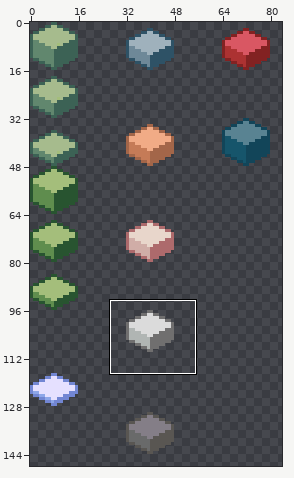
A pixel-art file gets an edit: Assets/Sprites/Test/Test_Floor.aseprite. The picture above shows the old version from afar; the outline marks the close-up.
Close-up. Before the commit:
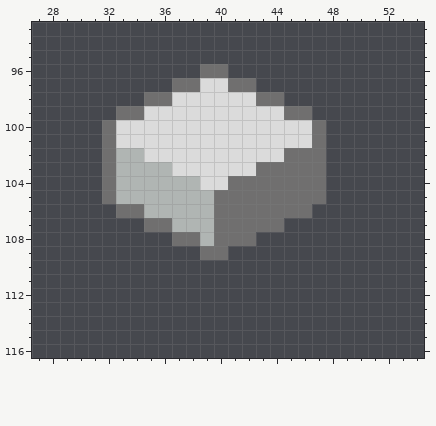
160x160 pixels, 1 frame. Shown: x 27..54, y 93..116. The wide view leaves out empty margins.
After:
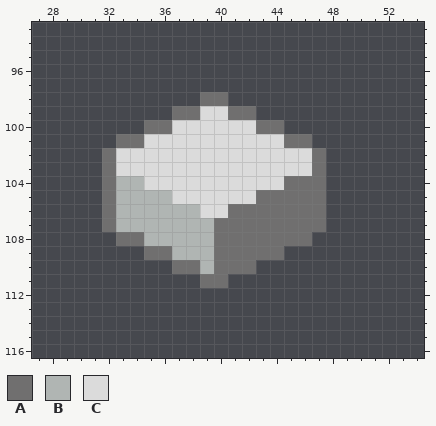
Palette (. is transparent): A #706f6f  B #b0b5b3  C #dbdbdb
The exact change:
The edit adds colour A in row 106 at x 32 and 47; in row 107 at x 32 and 45 to 47; in row 108 at x 33 to 34 and 43 to 46; in row 109 at x 35 to 36 and 41 to 44; in row 110 at x 37 to 38 and 40 to 42; in row 111 at x 39 to 40.
Colour C gives way to colour A in row 98 at x 39 to 40; in row 99 at x 37 to 38 and 41 to 42; in row 100 at x 35 to 36 and 43 to 44; in row 101 at x 33 to 34 and 45 to 46.
The edit adds colour B in row 107 at x 33 to 34; in row 108 at x 35 to 36; in row 109 at x 37 to 38; in row 110 at x 39.
Colour A gives way to colour B in row 106 at x 33 to 34; in row 107 at x 35 to 36; in row 108 at x 37 to 38; in row 109 at x 39.
Colour A gives way to colour C in row 102 at x 45 to 46; in row 103 at x 43 to 46; in row 104 at x 41 to 44; in row 105 at x 40 to 42; in row 106 at x 40.
Colour B gives way to colour C in row 102 at x 33 to 34; in row 103 at x 33 to 36; in row 104 at x 35 to 38; in row 105 at x 37 to 39; in row 106 at x 39.
Colour A is removed in row 96 at x 39 to 40; in row 97 at x 37 to 38 and 41 to 42; in row 98 at x 35 to 36 and 43 to 44; in row 99 at x 33 to 34 and 45 to 46; in rows 100 to 101 at x 32 and 47.
Colour C is removed in row 97 at x 39 to 40; in row 98 at x 37 to 38 and 41 to 42; in row 99 at x 35 to 36 and 43 to 44; in row 100 at x 33 to 34 and 45 to 46.
Where, in picture pixels (left, top, right, bottom), the same in both close-ups:
changed: (102, 64, 326, 288)
